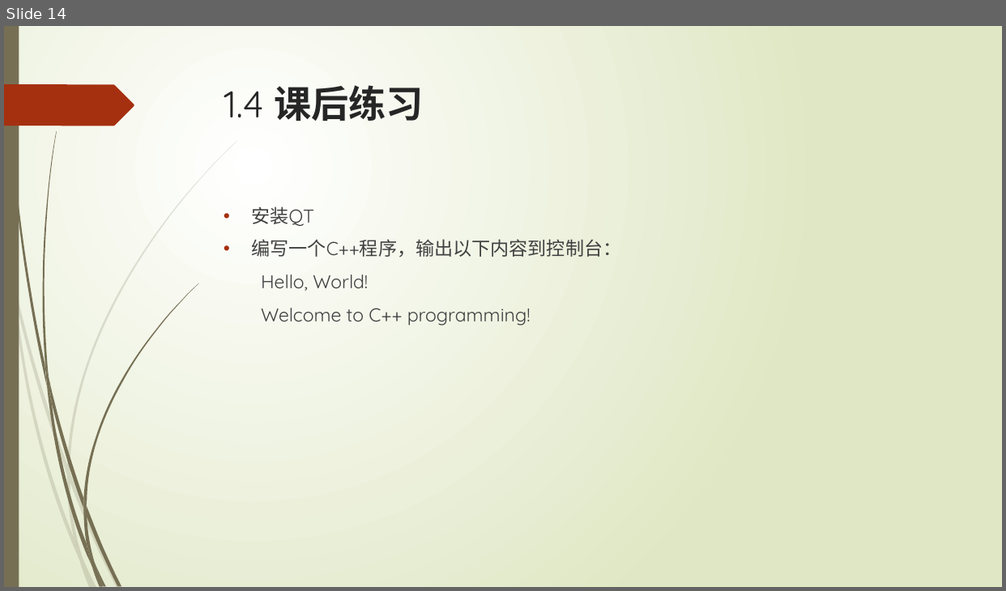
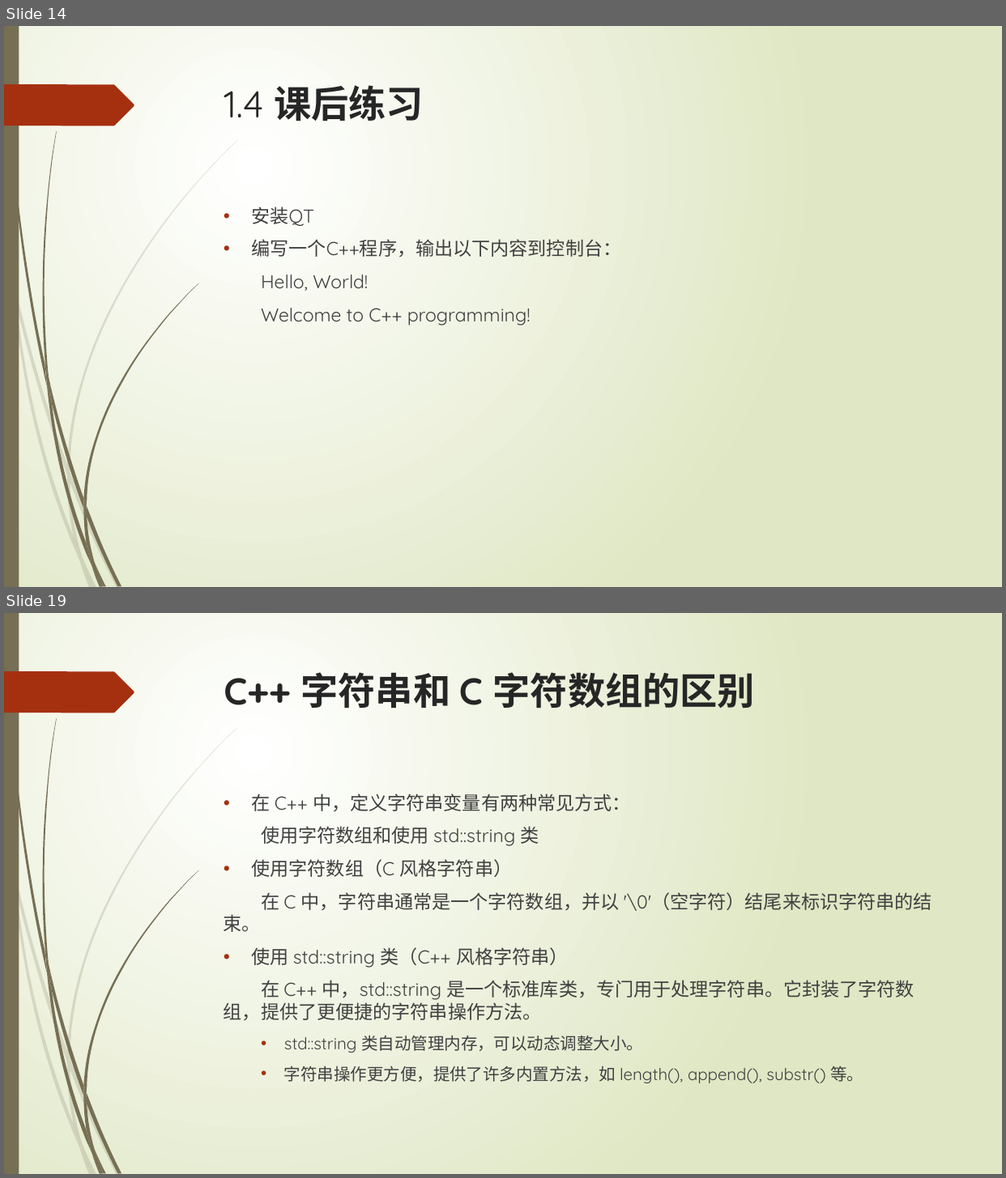
Before and after one commit to liuty2006/learn, a slide deck: learn_cpp/docs/C++语言培训.pptx. Shown one above the other, each under a label of ours: slide 14 before the commit, slides 14 and 19 after it; the slides between them are not shown. The pictures are 1006x591 and 1006x1178 pixels, drawn with LibreOffice and Linux fonts; fonts in the diff are those of the drawing. Boxes give left, top, right and bottom in pixels: in the first picture for what was removed or moved away, otherwise in the second. Text is boxed around its words. In the diff, an @@ line names an element or a change of style, - is before the commit and + after.

```diff
--- a/learn_cpp/docs/C++语言培训.pptx
+++ b/learn_cpp/docs/C++语言培训.pptx
@@ slide 19 added at <box>4,613,1002,1174</box>, background gradient #FFFFFF to #DFE8C4; not listed: 24 template elements that a slide beside it also shows @@
@@ title added at <box>224,672,755,708</box>, 36 pt, text #262626, bold @@
+C++ 字符串和 C 字符数组的区别
@@ text added at <box>224,794,932,1084</box>, 18 pt, text #404040 @@
+• 在 C++ 中，定义字符串变量有两种常见方式：
+使用字符数组和使用 std::string 类
+• 使用字符数组（C 风格字符串）
+在 C 中，字符串通常是一个字符数组，并以 '\0'（空字符）结尾来标识字符串的结 束。
+• 使用 std::string 类（C++ 风格字符串）
+在 C++ 中，std::string 是一个标准库类，专门用于处理字符串。它封装了字符数 组，提供了更便捷的字符串操作方法。
+  • std::string 类自动管理内存，可以动态调整大小。
+  • 字符串操作更方便，提供了许多内置方法，如 length(), append(), substr() 等。
```
Also in this commit, not shown: 9 slides changed, 22 other slides added, 16 other files.
